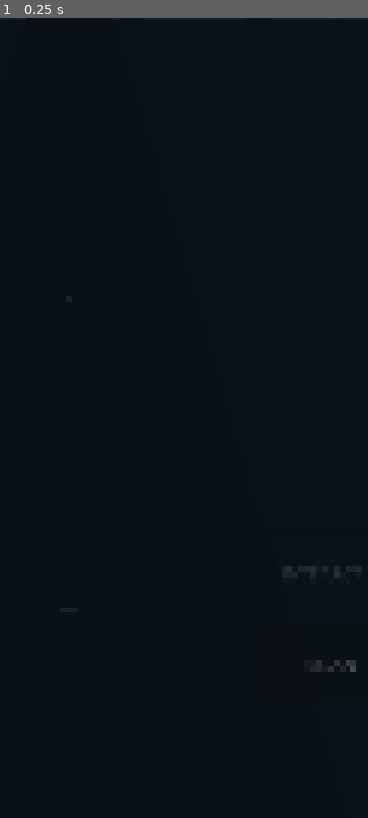
Above: before the commit, frame 1.
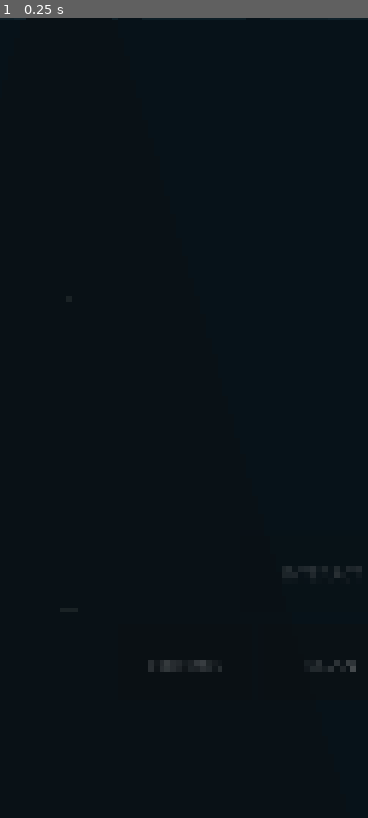
Above: after the commit, the same moment.

Repository: chekento/parallaxhunt
Game: Godot game, scene res://scenes/Main.tscn
The game is run twice, just before and just after one commit, with the same random seed, the same clock (stepped at 60 frames per second) and the same inputs.
Inputs:
- Up to frame 1 (0.25 s): no input
The pictures show only the part of the screen within x 41-91%, y 50-100%; the shares and areas given below are measured in that part.

The runs differ from the first frame. In frame 1, 0.2% of the frame differs, in the area x 40-61%, y 80-82%.

Commit message:
Add collection dashboard and rich reward popups

Diff:
--- a/scripts/main.gd
+++ b/scripts/main.gd
@@ -87,6 +87,7 @@
 var target_world_zoom: float = 1.0
 var map_open: bool = false
 var missions_open: bool = false
+var collection_open: bool = false
 var credits: int = 520
 var energy: float = 100.0
 var inventory: Dictionary = {"scan_cell":0,"energy_drink":0,"transit_pass":0}
@@ -181,6 +182,9 @@
 var detail_label: Label
 var status_label: Label
 var district_banner: Label
+var reward_panel: PanelContainer
+var reward_title: Label
+var reward_body: Label
 var interact_button: Button
 var scan_button: Button
 var sfx_player: AudioStreamPlayer
@@ -966,6 +970,36 @@
     district_banner.modulate = Color(1,1,1,0)
     layer.add_child(district_banner)
 
+    reward_panel = PanelContainer.new()
+    reward_panel.position = Vector2(165,350)
+    reward_panel.size = Vector2(750,220)
+    reward_panel.visible = false
+    reward_panel.mouse_filter = Control.MOUSE_FILTER_IGNORE
+    var rsb := StyleBoxFlat.new()
+    rsb.bg_color = Color(0.025,0.06,0.075,0.96)
+    rsb.border_color = Color(0.45,0.95,0.82,0.72)
+    rsb.set_border_width_all(3)
+    rsb.corner_radius_top_left = 24
+    rsb.corner_radius_top_right = 24
+    rsb.corner_radius_bottom_left = 24
+    rsb.corner_radius_bottom_right = 24
+    reward_panel.add_theme_stylebox_override("panel",rsb)
+    var rvb := VBoxContainer.new()
+    rvb.add_theme_constant_override("separation",8)
+    reward_panel.add_child(rvb)
+    reward_title = Label.new()
+    reward_title.horizontal_alignment = HORIZONTAL_ALIGNMENT_CENTER
+    reward_title.add_theme_font_size_override("font_size",27)
+    reward_title.modulate = Color("#73f3ce")
+    rvb.add_child(reward_title)
+    reward_body = Label.new()
+    reward_body.horizontal_alignment = HORIZONTAL_ALIGNMENT_CENTER
+    reward_body.autowrap_mode = TextServer.AUTOWRAP_WORD_SMART
+    reward_body.add_theme_font_size_override("font_size",17)
+    reward_body.modulate = Color("#e4eef1")
+    rvb.add_child(reward_body)
+    layer.add_child(reward_panel)
+
     var pause_button := Button.new()
     pause_button.text = "☰"
     pause_button.position = Vector2(690,42)
@@ -989,6 +1023,14 @@
     mission_button.add_theme_font_size_override("font_size",19)
     mission_button.pressed.connect(_toggle_missions)
     layer.add_child(mission_button)
+
+    var collection_button := Button.new()
+    collection_button.text = "COLLECTION"
+    collection_button.position = Vector2(610,2060)
+    collection_button.size = Vector2(200,110)
+    collection_button.add_theme_font_size_override("font_size",18)
+    collection_button.pressed.connect(_toggle_collection)
+    layer.add_child(collection_button)
 
     game_panel = PanelContainer.new()
     game_panel.position = Vector2(105,420)
@@ -1307,7 +1349,7 @@
     if transit_riding >= 0:
         move_vec = Vector2.ZERO
         return
-    if map_open or missions_open or minigame_open or commerce_panel.visible or dialogue_panel.visible:
+    if map_open or missions_open or collection_open or minigame_open or commerce_panel.visible or dialogue_panel.visible:
         vehicle_velocity = move_toward(vehicle_velocity,0.0,delta*320.0)
         return
     if interior_active:
@@ -2031,6 +2073,8 @@
         _draw_map_overlay()
     elif missions_open:
         _draw_missions_overlay()
+    elif collection_open:
+        _draw_collection_overlay()
 
 func _draw_district_ground() -> void:
     for d in districts:
@@ -3384,6 +3428,19 @@
     _play_sfx("door")
     _notify("Back outside · %s" % current_district)
 
+func _show_reward_popup(title_text: String, body_text: String, accent: Color = Color("#73f3ce")) -> void:
+    if reward_panel==null:
+        return
+    reward_title.text=title_text
+    reward_title.modulate=accent
+    reward_body.text=body_text
+    reward_panel.visible=true
+    reward_panel.modulate=Color(1,1,1,1)
+    var tw := create_tween()
+    tw.tween_interval(2.15)
+    tw.tween_property(reward_panel,"modulate:a",0.0,0.50)
+    tw.tween_callback(func(): reward_panel.visible=false)
+
 func _notify(text: String) -> void:
     district_banner.text = text
     district_banner.modulate = Color(1,1,1,1)
@@ -3742,6 +3799,7 @@
     game_status.text = "ERFOLG · %s · +%d Credits" % [("Replay abgeschlossen" if active_mission_replay else "%s erhalten" % str(active_mission_site.reward)),reward_credits]
     await get_tree().create_timer(0.65).timeout
     _close_minigame()
+    _show_reward_popup("HACK ERFOLGREICH",("%s\n%s · +%d CR" % [str(active_mission_site.name),("Replay" if active_mission_replay else str(active_mission_site.reward)),reward_credits]),Color("#ffdf75"))
     _notify("%s %s." % [str(active_mission_site.name),("wiederholt" if active_mission_replay else "abgeschlossen")])
     active_mission_replay=false
     _advance_native_chapter()
@@ -4159,6 +4217,7 @@
     dialogue_panel.visible=false
     map_open=false
     missions_open=false
+    collection_open=false
     main_menu_active=true
     main_menu_panel.visible=true
     move_vec=Vector2.ZERO
@@ -4748,6 +4807,7 @@
             race_wins+=1
             active_race={}
             _play_sfx("mission")
+            _show_reward_popup("ZEITPRÜFUNG GESCHAFFT","%s · %.1fs\n+%d CR" % [str(race.name),elapsed,int(race.reward)],Color("#ffd36b"))
             _notify("%s geschafft · %.1fs · +%d CR" % [str(race.name),elapsed,int(race.reward)])
             _save_game()
             _advance_native_chapter()
@@ -4790,6 +4850,7 @@
             milestones_claimed[id]=true
             credits+=int(m[2])
             _play_sfx("mission")
+            _show_reward_popup("MEILENSTEIN",str(m[3])+"\n+%d CR" % int(m[2]),Color("#ffd36b"))
             _notify("MEILENSTEIN · %s · +%d CR" % [str(m[3]),int(m[2])])
             _save_game()
 
@@ -4887,14 +4948,25 @@
         return
     map_open = not map_open
     missions_open = false
+    collection_open = false
     move_vec = Vector2.ZERO
     queue_redraw()
 
+func _toggle_collection() -> void:
+    if minigame_open:
+        return
+    collection_open=not collection_open
+    map_open=false
+    missions_open=false
+    move_vec=Vector2.ZERO
+    queue_redraw()
+
 func _toggle_missions() -> void:
     if minigame_open:
         return
     missions_open = not missions_open
     map_open = false
+    collection_open = false
     move_vec = Vector2.ZERO
     queue_redraw()
 
@@ -5016,6 +5088,66 @@
     if kind=="upgrades": return mini(_total_upgrade_count(),int(c.goal))
     return 1
 
+func _draw_collection_overlay() -> void:
+    var screen := get_viewport_rect().size
+    draw_rect(Rect2(Vector2(38,160),Vector2(screen.x-76,1920)),Color(0.025,0.055,0.075,0.97),true)
+    draw_rect(Rect2(Vector2(38,160),Vector2(screen.x-76,1920)),Color("#ffb3e6"),false,2.0)
+    draw_string(ThemeDB.fallback_font,Vector2(72,220),"SAMMLUNG / LANGZEITFORTSCHRITT",HORIZONTAL_ALIGNMENT_LEFT,820,28,Color.WHITE)
+
+    var y := 285.0
+    var sections := [
+        ["PMDD PHOTO HUNT",photo_count,photo_points.size(),Color("#ffb3e6")],
+        ["FAHRZEUGKLASSEN",driven_classes.size(),VEHICLE_CLASSES.size(),Color("#73f3ce")],
+        ["HACKING TERMINALS",_completed_hack_count(),mission_sites.size(),Color("#ffdf75")],
+        ["STADTTEILE",visited_districts.size(),districts.size(),Color("#9ad5ff")],
+        ["ZEITPRÜFUNGEN",race_wins,race_sites.size(),Color("#ffd36b")],
+        ["NPC-VERTRAUEN",_total_npc_trust(),named_npcs.size()*3,Color("#ff9fe8")]
+    ]
+    for sec in sections:
+        draw_string(ThemeDB.fallback_font,Vector2(80,y),str(sec[0]),HORIZONTAL_ALIGNMENT_LEFT,390,18,Color(sec[3]))
+        draw_string(ThemeDB.fallback_font,Vector2(780,y),"%d / %d" % [int(sec[1]),int(sec[2])],HORIZONTAL_ALIGNMENT_RIGHT,190,17,Color.WHITE)
+        var ratio: float = clampf(float(sec[1])/maxf(1.0,float(sec[2])),0.0,1.0)
+        draw_rect(Rect2(80,y+16,890,10),Color(1,1,1,0.08),true)
+        draw_rect(Rect2(80,y+16,890*ratio,10),Color(sec[3].r,sec[3].g,sec[3].b,0.72),true)
+        y+=72
+
+    draw_string(ThemeDB.fallback_font,Vector2(80,y+8),"FOTOPOINTS",HORIZONTAL_ALIGNMENT_LEFT,300,20,Color("#ffb3e6"))
+    y+=45
+    for i in range(photo_points.size()):
+        var ph: Dictionary = photo_points[i]
+        var done: bool = bool(ph.taken)
+        draw_string(ThemeDB.fallback_font,Vector2(92,y),"%s %02d · %s · %s" % [("✓" if done else "○"),i+1,str(ph.label),str(ph.district)],HORIZONTAL_ALIGNMENT_LEFT,820,14,Color("#8de9aa") if done else Color("#c7d6de"))
+        y+=30
+        if y>1150: break
+
+    y=1190
+    draw_string(ThemeDB.fallback_font,Vector2(80,y),"FAHRZEUGKLASSEN & TUNING",HORIZONTAL_ALIGNMENT_LEFT,420,20,Color("#73f3ce"))
+    y+=42
+    for cls in VEHICLE_CLASSES:
+        var seen: bool = bool(driven_classes.get(cls,false))
+        var up: Dictionary = _vehicle_upgrade_state(cls)
+        draw_string(ThemeDB.fallback_font,Vector2(92,y),"%s %-10s · %-11s · E%d H%d B%d" % [("✓" if seen else "○"),cls.capitalize(),str(VEHICLE_SPEED_GROUP.get(cls,"ROAD")),int(up.engine),int(up.handling),int(up.brake)],HORIZONTAL_ALIGNMENT_LEFT,850,14,Color("#8de9aa") if seen else Color("#c7d6de"))
+        y+=31
+
+    y+=12
+    draw_string(ThemeDB.fallback_font,Vector2(80,y),"MEILENSTEINE",HORIZONTAL_ALIGNMENT_LEFT,300,20,Color("#ffd36b"))
+    y+=38
+    var milestones := [
+        ["Photo Scout","photos_5"],["Photo Master","photos_all"],["Class Explorer","cars_5"],["Full Garage","cars_all"],
+        ["Urban Explorer","districts_15"],["Security Runner","hacks_8"],["Street Trialist","races_3"],["City Professional","jobs_10"]
+    ]
+    for m in milestones:
+        var done: bool = bool(milestones_claimed.get(str(m[1]),false))
+        draw_string(ThemeDB.fallback_font,Vector2(92,y),"%s %s" % [("✓" if done else "○"),str(m[0])],HORIZONTAL_ALIGNMENT_LEFT,420,14,Color("#8de9aa") if done else Color("#b5c4ca"))
+        y+=29
+    draw_string(ThemeDB.fallback_font,Vector2(72,2030),"COLLECTION erneut antippen zum Schließen.",HORIZONTAL_ALIGNMENT_LEFT,900,16,Color("#91a7b3"))
+
+func _total_npc_trust() -> int:
+    var total := 0
+    for key in npc_trust.keys():
+        total+=int(npc_trust[key])
+    return total
+
 func _draw_missions_overlay() -> void:
     var screen := get_viewport_rect().size
     draw_rect(Rect2(Vector2(38,160),Vector2(screen.x-76,1920)),Color(0.025,0.055,0.075,0.97),true)
@@ -5068,7 +5200,9 @@
             break
         native_chapter += 1
         _play_sfx("mission")
-        _notify("Neue Mission: %s" % str(native_chapters[native_chapter].title))
+        var nc: Dictionary = native_chapters[native_chapter]
+        _show_reward_popup("NEUE MISSION",str(nc.title)+"\n"+str(nc.desc),Color("#73f3ce"))
+        _notify("Neue Mission: %s" % str(nc.title))
 
 func _draw_ambient_overlay() -> void:
     var size := get_viewport_rect().size
